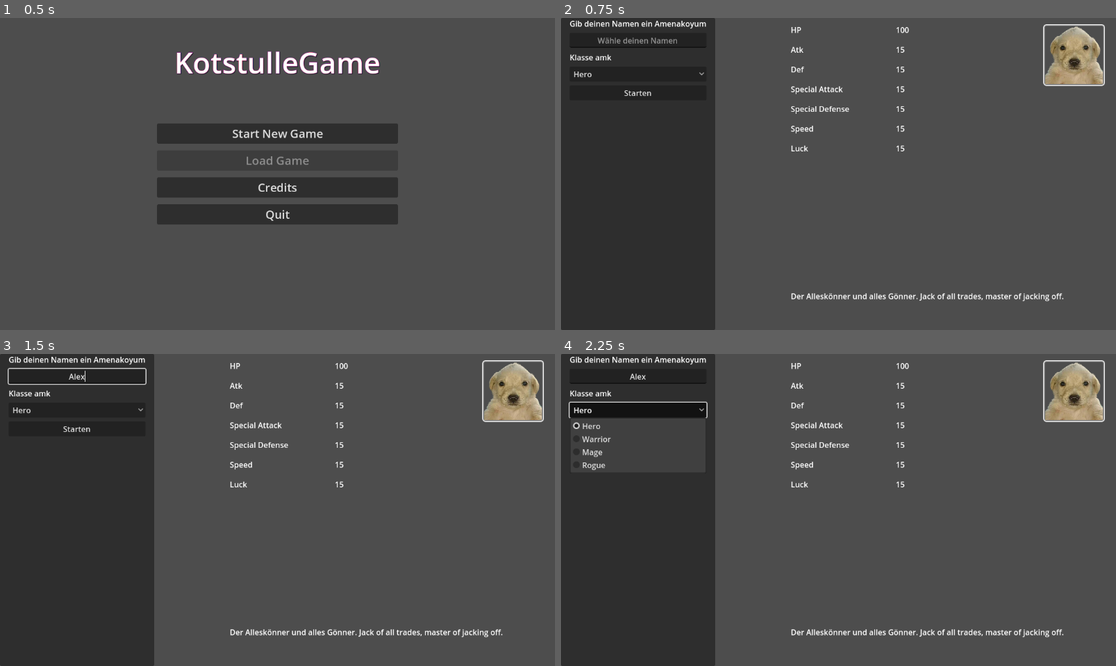
Above: before the commit, frames 1-4 (two rows, left to right).
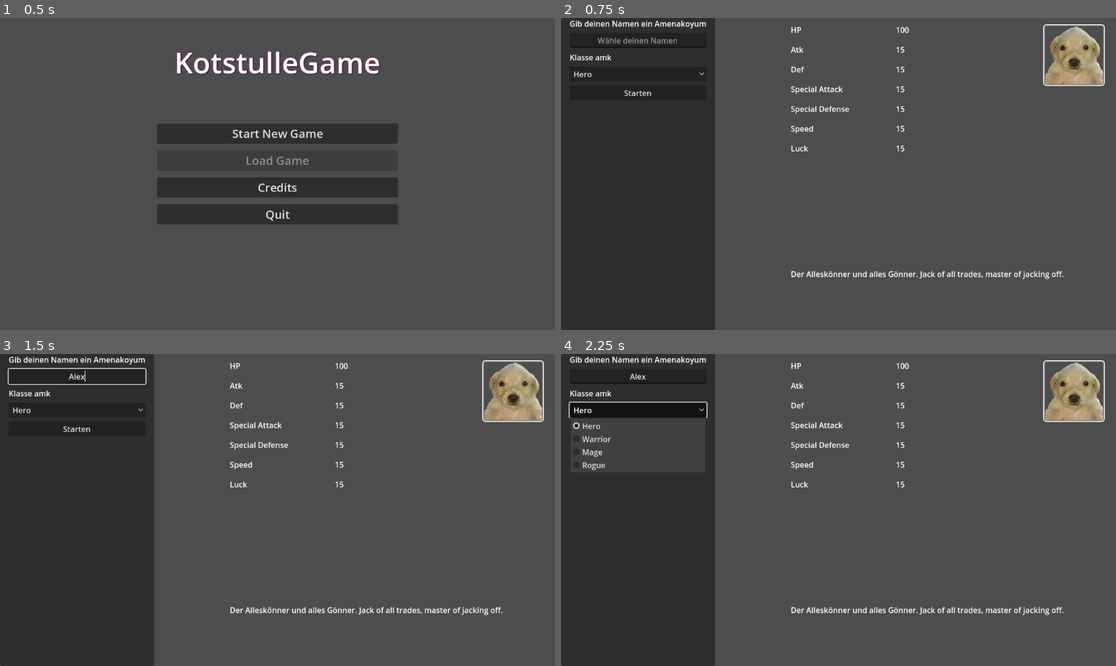
Above: after the commit, the same moments.

Repository: Marv0407/kotstulle-game
Game: Godot game, scene res://scenes/control.tscn
The game is run twice, just before and just after one commit, with the same random seed, the same clock (stepped at 60 frames per second) and the same inputs. The engine's default icon, where the game draws it, is replaced by a stand-in: a white triangle on a blue panel in a dark square.
Inputs (mouse positions are in pixels of both pictures, inside the frame that each line leads up to):
- Up to frame 1 (0.5 s): no input
- Up to frame 2 (0.75 s): click "Start New Game" at 0.5 s
- Up to frame 3 (1.5 s): click (77, 375) at 1.27 s; type "Alex" at 1.35 s
- Up to frame 4 (2.25 s): click "Hero" at 2 s

Frame 1 is identical in both runs. In frame 2, 1.0% of the frame differs, in the area x 41-91%, y 81-91%; in frame 3, 1.0%; in frame 4, 1.0%.

Commit message:
Update CharacterCreator.tscn

Diff:
--- a/scenes/CharacterCreator.tscn
+++ b/scenes/CharacterCreator.tscn
@@ -164,7 +164,7 @@
 anchor_top = 1.0
 anchor_right = 1.0
 anchor_bottom = 1.0
-offset_top = -69.0
+offset_top = -115.04004
 grow_horizontal = 2
 grow_vertical = 0
 text = "Leck Eier Leck Eier Leck Eier Leck Eier Leck Eier Leck Eier Leck Eier Leck Eier Leck Eier Leck Eier Leck Eier Leck Eier Leck Eier Leck Eier Leck Eier Leck Eier Leck Eier Leck Eier Leck Eier Leck Eier Leck Eier Leck Eier Leck Eier Leck Eier Leck Eier Leck Eier "
